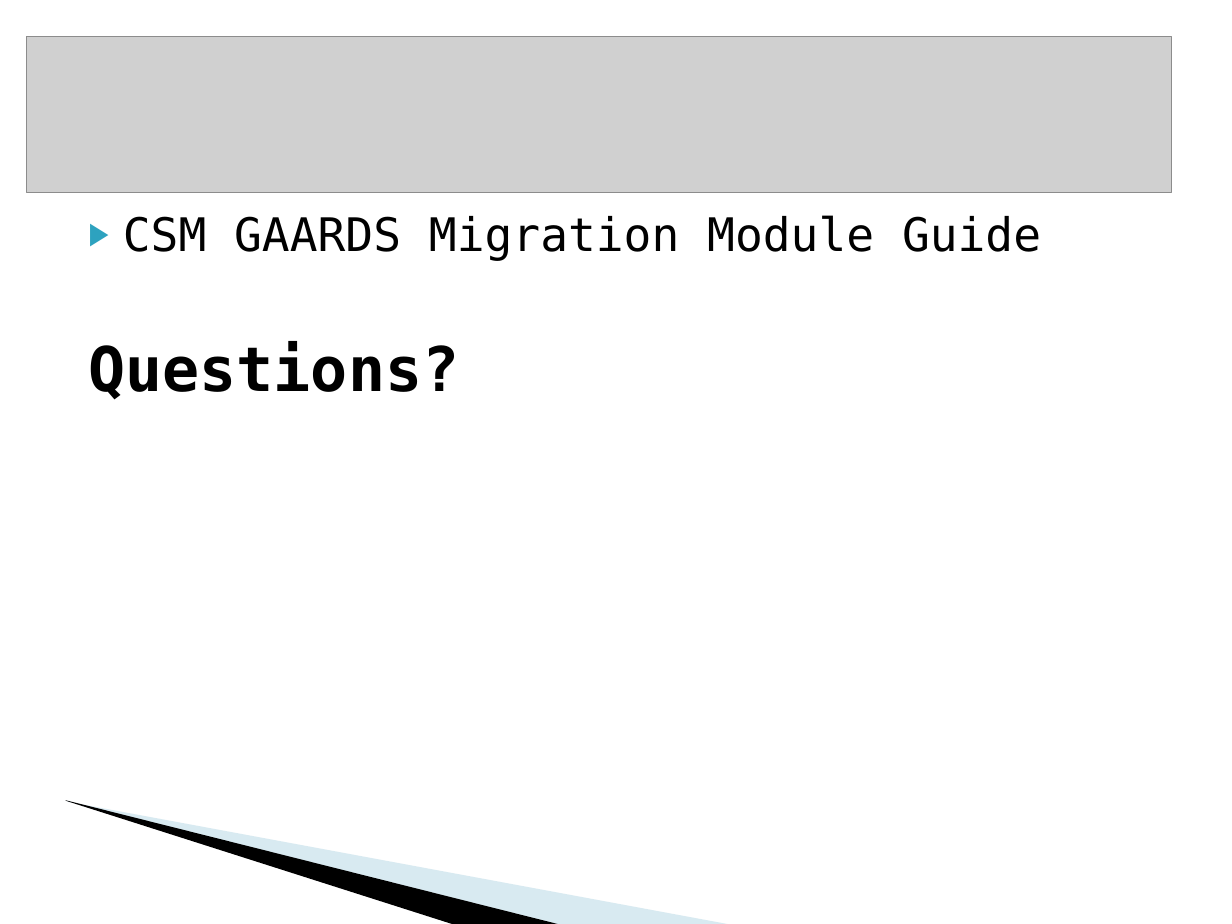
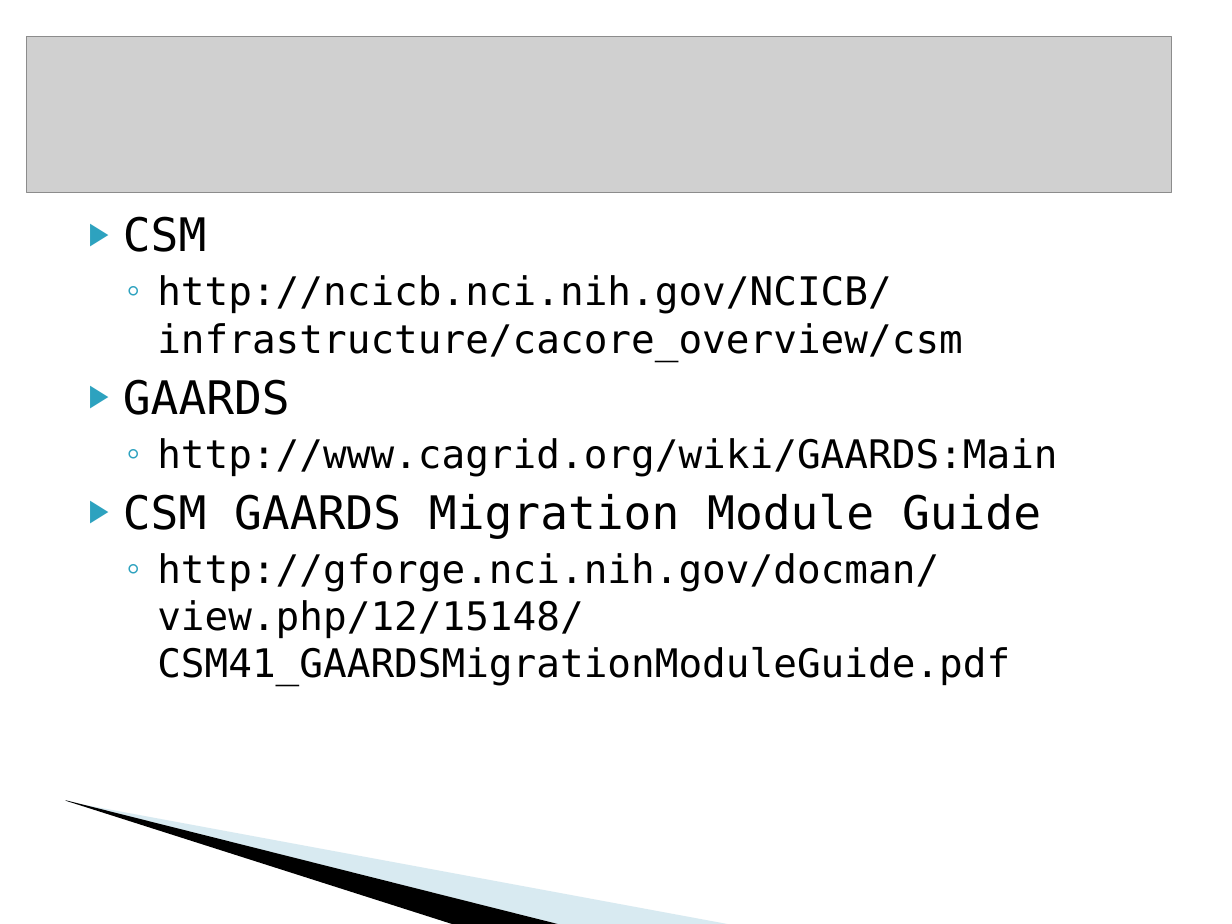
Before and after one commit to CBIIT/common-security-module-docs, a slide deck: slide 15 of CSM v4.1/Development/Design/CSM GAARDS Migration Module Presentation caGrid Users List 10-18-2008.ppt (slide 13 before the commit). Drawn at 1232x924 pixels with LibreOffice and Linux fonts; fonts in the diff are those of the drawing; grey boxes stand for pictures; background and template pictures are left out. Boxes give left, top, right and bottom in pixels: in the first picture for what was removed or moved away, otherwise in the second. Text is boxed around its words. In the diff, an @@ line names an element or a change of style, - is before the commit and + after.

```diff
--- a/CSM v4.1/Development/Design/CSM GAARDS Migration Module Presentation caGrid Users List 10-18-2008.ppt
+++ b/CSM v4.1/Development/Design/CSM GAARDS Migration Module Presentation caGrid Users List 10-18-2008.ppt
@@ text at (123,216,1057,477): paragraphs added @@
+▶ CSM
+  ◦ http://ncicb.nci.nih.gov/NCICB/infrastructure/cacore_overview/csm
+▶ GAARDS
+  ◦ http://www.cagrid.org/wiki/GAARDS:Main
@@ text at (157,553,1010,686): text changed; size 36 to 23 pt; bold off @@
-Questions?
+  ◦ http://gforge.nci.nih.gov/docman/view.php/12/15148/CSM41_GAARDSMigrationModuleGuide.pdf
```
Also in this commit, not shown: 5 other slides changed, 4 slides added, 1 slide removed.
